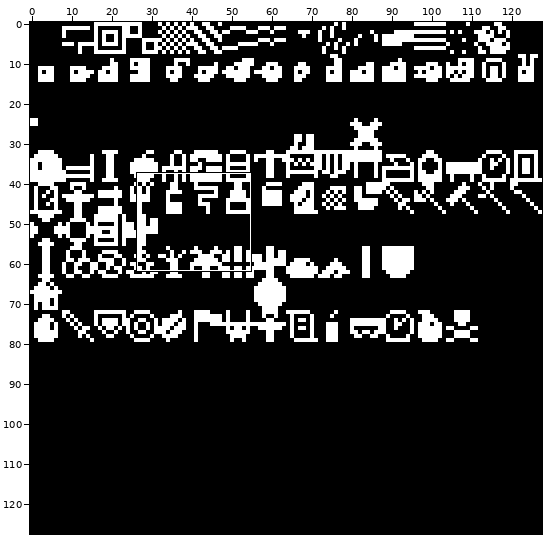
Sprite sheet: public/16cols.gif. The picture above shows the old version from afar; the outline marks the close-up.
Close-up. Before:
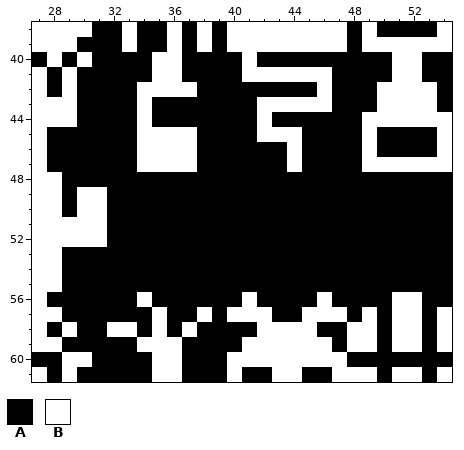
The file is 128x128 pixels. Shown: x 27..54, y 38..61.
Palette (. is transparent): A #000000  B #ffffff
Pixels before, first column x 27:
38 BBBBAABAABABABBBBBBBBABAAAAB
39 BBBAAABAABABABBBBBBBBABBBBBB
40 ABABAAAABBAAAABAAAAAAAAABBAA
41 BABAAAAABBAAAABBBBBBAAAABBAA
42 BABAAAABBBBAAAAAAAABAAABBBBA
43 BBBAAAABAAAAAAABBBBBAAABBBBA
44 BBBAAAABAAAAAAABAAAAAABBBBBB
45 BAAAAAABBBBAAAABBBAAAABAAAAB
46 BAAAAAABBBBAAAAAABAAAABAAAAB
47 BAAAAAABBBBAAAAAABAAAABBBBBB
48 BBAAAAAAAAAAAAAAAAAAAAAAAAAA
49 BBABBAAAAAAAAAAAAAAAAAAAAAAA
50 BBABBAAAAAAAAAAAAAAAAAAAAAAA
51 BBBBBAAAAAAAAAAAAAAAAAAAAAAA
52 BBBBBAAAAAAAAAAAAAAAAAAAAAAA
53 BBAAAAAAAAAAAAAAAAAAAAAAAAAA
54 BBAAAAAAAAAAAAAAAAAAAAAAAAAA
55 BBAAAAAAAAAAAAAAAAAAAAAAAAAA
56 BAAAAAABAAAAAABAAAABAAAABBAA
57 BBAAAAAABAABABBBAABBBABABBAB
58 BABAABBABABAAAABBBBAABBABBAB
59 BBAAAAABBBAAAABBBBBBABBABBAB
60 AABBAAAABBAAABBBBBBBBAAAAAAA
61 BABAAAAABBAAABAABBAABBBABBAB
After the commit:
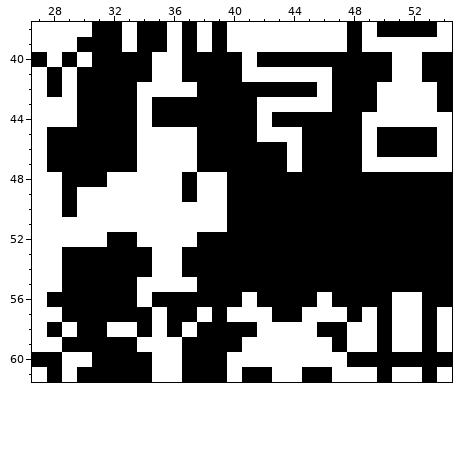
Diff:
Changed rows in their new state; - is an unchanged pixel.
first column x 32:
48 BBBBB-BB
49 BBBBB-BB
50 BBBBBBBB
51 BBBBBBBB
52 --BBBB--
53 ---BB---
54 ---BB---
55 --BBBB--
Boxes around the changes in both close-ups, in picture pixels (x1, y1, x2, y2):
changed: (107, 172, 227, 292)
